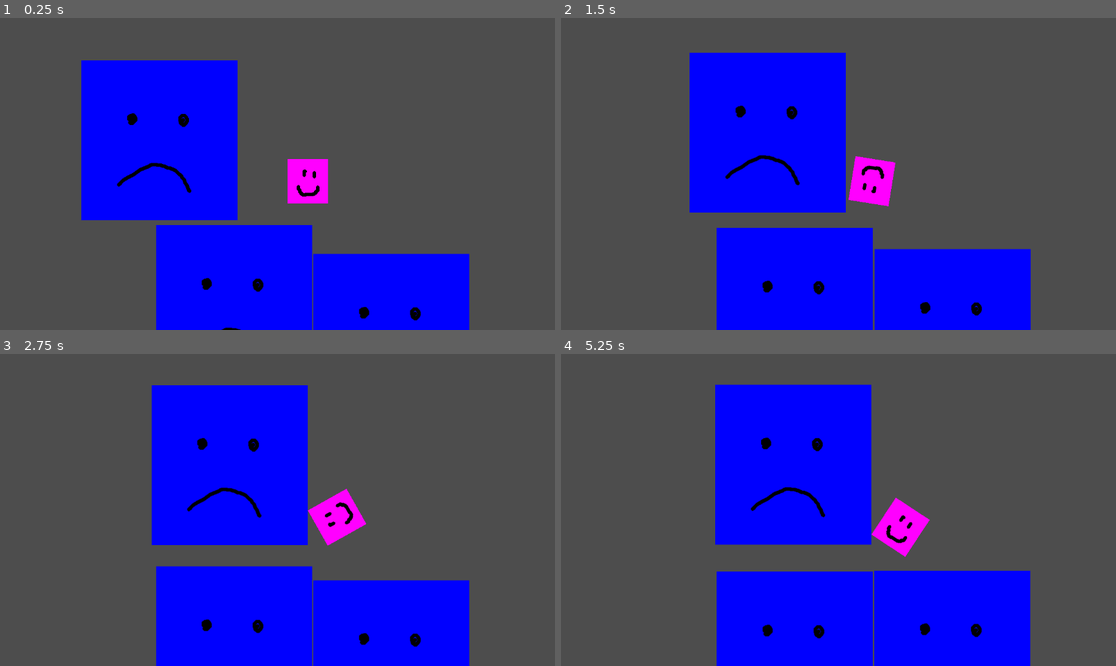
Above: before the commit, frames 1-4 (two rows, left to right).
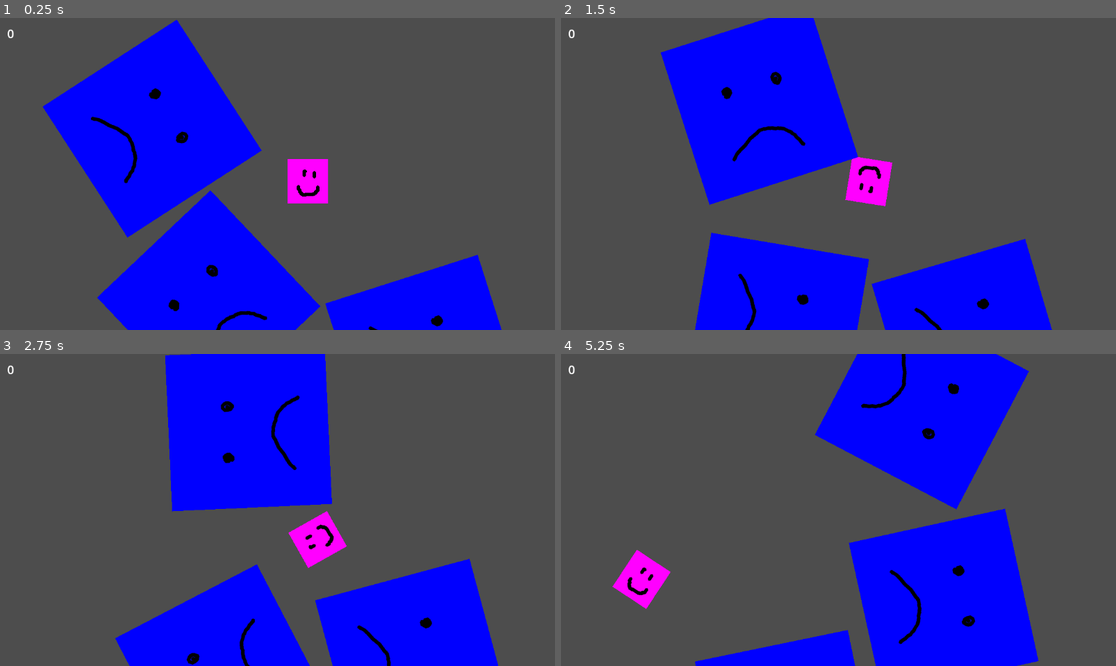
Above: after the commit, the same moments.

Repository: bytedev-code/the-sad-unicorn
Game: Godot game, scene res://game.tscn
Two runs of this game, one before a commit and one after it. Both use one fixed random seed, a clock stepped at 60 frames per second and the inputs below.
Inputs:
- Up to frame 1 (0.25 s): no input
- Up to frame 2 (1.5 s): hold D (player_rotate_right) 0.53-1.28 s; hold A (player_rotate_left) from 1.28 s (still down)
- Up to frame 3 (2.75 s): release A (player_rotate_left) at 2.03 s; hold D (player_rotate_right) from 2.03 s (still down)
- Up to frame 4 (5.25 s): release D (player_rotate_right) at 2.78 s; hold W (player_forward) 2.78-3.53 s; hold A (player_rotate_left) from 3.53 s (still down)

The runs differ from the first frame. In frame 1, 13% of the frame differs, in the area x 1-91%, y 0-100%; in frame 2, 13%; in frame 3, 18%; in frame 4, 36%, in the area x 1-87%, y 0-100%.

Commit message:
implement object rotation, integrate hud

Diff:
--- /dev/null
+++ b/blueprints/pizza.tscn
@@ -0,0 +1,18 @@
+[gd_scene load_steps=4 format=3 uid="uid://dirmfbrgs5jhn"]
+
+[ext_resource type="Script" path="res://enemy.gd" id="1_ayt43"]
+[ext_resource type="Texture2D" uid="uid://lho6elehpi6e" path="res://assets/enemies/pizza.png" id="2_h78fa"]
+
+[sub_resource type="RectangleShape2D" id="RectangleShape2D_vn05w"]
+size = Vector2(327, 331)
+
+[node name="pizza" type="RigidBody2D"]
+script = ExtResource("1_ayt43")
+
+[node name="CollisionShape2D" type="CollisionShape2D" parent="."]
+position = Vector2(-0.5, 1.5)
+shape = SubResource("RectangleShape2D_vn05w")
+
+[node name="Sprite2D" type="Sprite2D" parent="."]
+scale = Vector2(0.25, 0.25)
+texture = ExtResource("2_h78fa")
--- a/enemy.gd
+++ b/enemy.gd
@@ -1,21 +1,27 @@
 class_name Enemy
 extends RigidBody2D
 
+@export var ROTATE: bool = true
+@export var SPEED: float = 100.
 
 var _direction = Vector2(0, 0)
-var _speed = 100.
+var _rot_speed = 0.1
 
 var rng = RandomNumberGenerator.new()
 
 # Called when the node enters the scene tree for the first time.
 func _ready():
 	_direction = Vector2.from_angle(rng.randf() * 2 * PI)
-	_speed = rng.randf() * 50 + 50
+	_rot_speed = rng.randf_range(-0.1, 0.1)
 
 
 # Called every frame. 'delta' is the elapsed time since the previous frame.
 func _process(delta):
-	var motion = _direction * _speed * delta
+	var motion = _direction * SPEED * delta
 	move_and_collide(motion)
 
+	if ROTATE:
+		rotate(_rot_speed)
+
+
 	Globals.screen_wrap(self)
--- a/game.tscn
+++ b/game.tscn
@@ -1,8 +1,9 @@
-[gd_scene load_steps=4 format=3 uid="uid://bn04dsdp1jpme"]
+[gd_scene load_steps=5 format=3 uid="uid://bn04dsdp1jpme"]
 
 [ext_resource type="Script" path="res://game.gd" id="1_i82ie"]
 [ext_resource type="PackedScene" uid="uid://yaolwrsv7rof" path="res://player.tscn" id="1_uqs0x"]
 [ext_resource type="PackedScene" uid="uid://bjcdoe0d0l8r4" path="res://blueprints/dummy.tscn" id="2_q8o6g"]
+[ext_resource type="PackedScene" uid="uid://bvut3uk1ruoiu" path="res://ui/hud.tscn" id="4_a746c"]
 
 [node name="game" type="Node2D"]
 script = ExtResource("1_i82ie")
@@ -18,3 +19,7 @@
 position = Vector2(310, 279)
 
 [node name="projectiles" type="Node2D" parent="."]
+
+[node name="Hud" parent="." instance=ExtResource("4_a746c")]
+
+[connection signal="on_damage" from="player" to="Hud" method="setHealth"]
--- a/player.gd
+++ b/player.gd
@@ -46,6 +46,7 @@
 	_is_invincible = true
 	InvincibleTimer.start()
 
+	print("On damage")
 	on_damage.emit(_hp)
 
 	if _hp <= 0:
--- a/ui/hud.tscn
+++ b/ui/hud.tscn
@@ -12,9 +12,9 @@
 grow_horizontal = 2
 grow_vertical = 2
 pivot_offset = Vector2(298, 336)
-script = ExtResource("1_0cyal")
+script = ExtResource("1_whp6l")
 
-[node name="Score" type="Label" parent="."]
+[node name="score" type="Label" parent="."]
 layout_mode = 0
 offset_left = 15.0
 offset_top = 15.0
@@ -24,7 +24,7 @@
 text = "12312412412412412412"
 script = ExtResource("1_5rm4a")
 
-[node name="Health" type="HBoxContainer" parent="."]
+[node name="health" type="HBoxContainer" parent="."]
 layout_mode = 1
 anchors_preset = 1
 anchor_left = 1.0
--- a/ui/scripts/health.gd
+++ b/ui/scripts/health.gd
@@ -15,6 +15,7 @@
 	pass
 
 func createHealth():
+	print("CREATE ")
 	for i in maxHealth:
 		var child = TextureRect.new()
 		child.texture = heart
Not shown, added: assets/enemies/banana.png.import
Not shown, added: assets/enemies/book.png.import
Not shown, added: assets/enemies/cake.png.import
Not shown, added: assets/enemies/chocolate_bar.png.import
Not shown, added: assets/enemies/clock.png.import
Not shown, added: assets/enemies/clown_shoe.png.import
Not shown, added: assets/enemies/clowns_car.png.import
Not shown, added: assets/enemies/computer.png.import
Not shown, added: assets/enemies/cookie.png.import
Not shown, added: assets/enemies/cucumber.png.import
Not shown, added: assets/enemies/doener.png.import
Not shown, added: assets/enemies/dragon.png.import
(and 27 more such lines)
